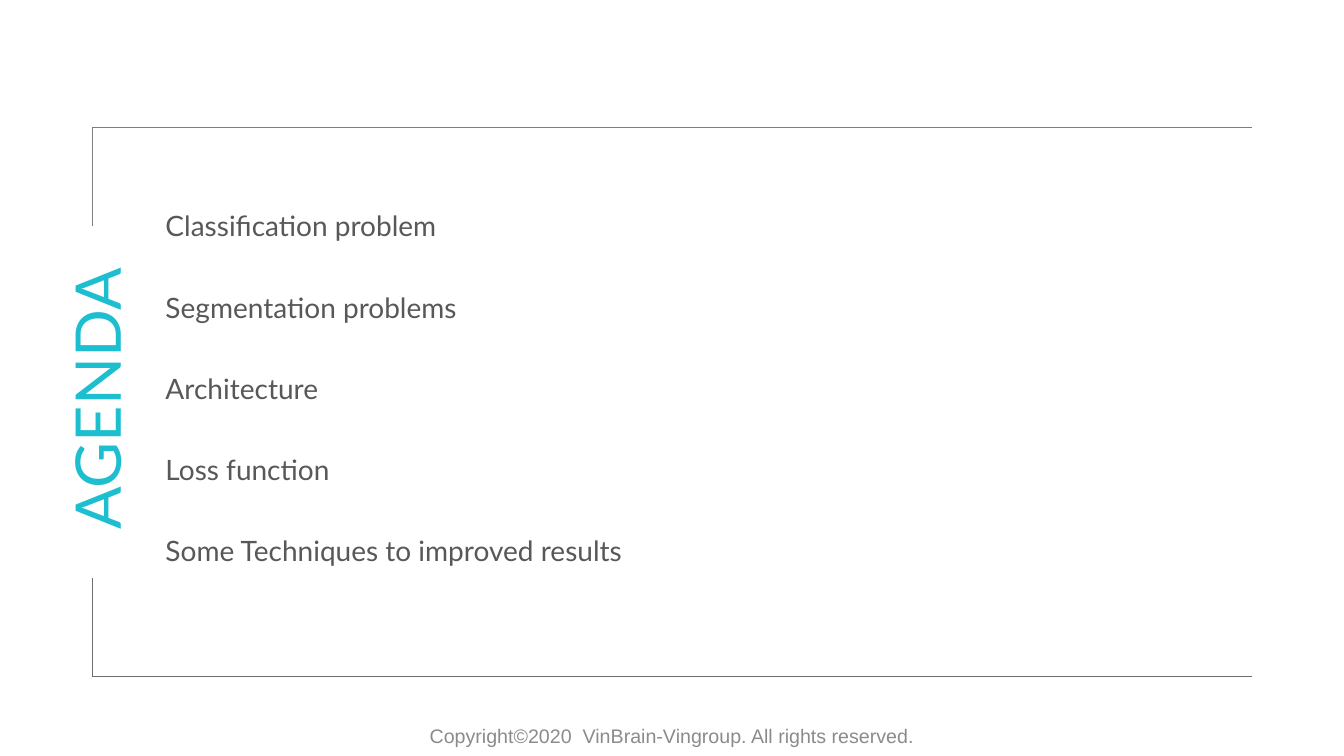
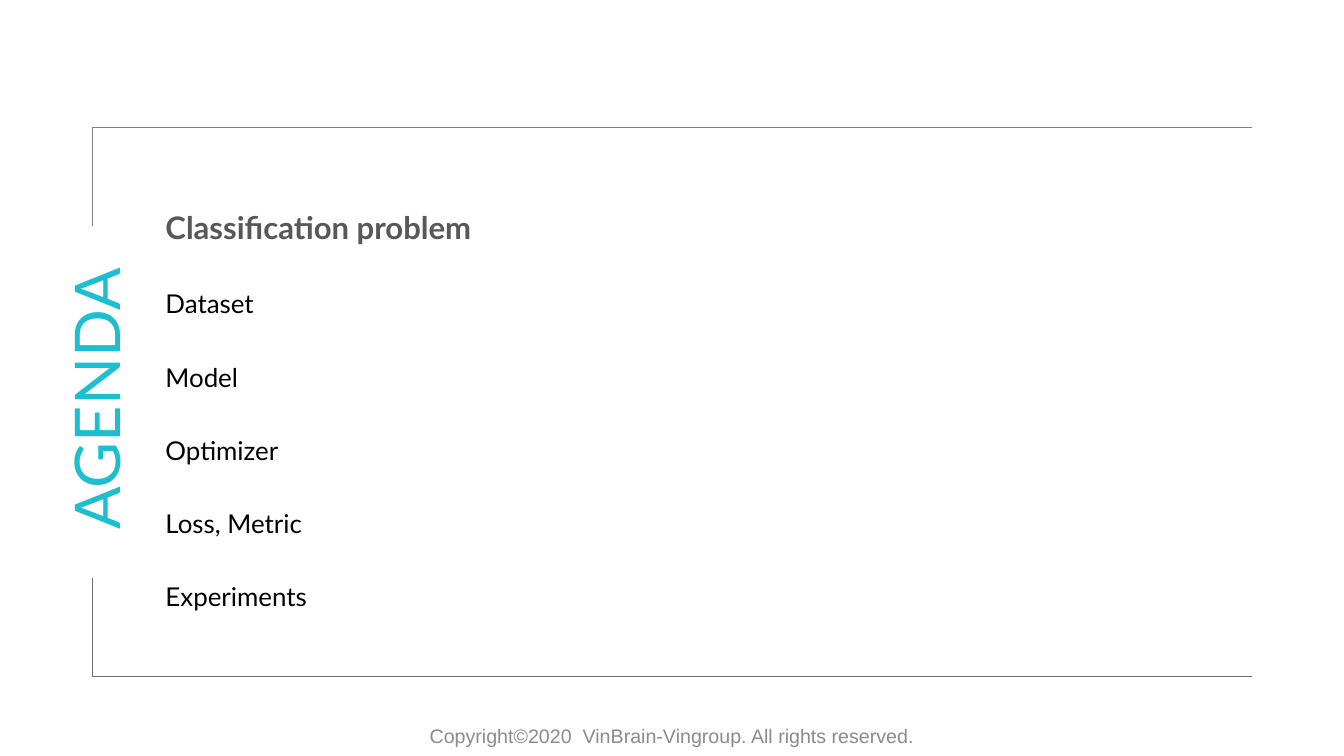
Before and after one commit to huyentls1114/vinbrain-internship, a slide deck: slide 2 of mid_term/mid_term.pptx. Drawn at 1344x756 pixels with LibreOffice and Linux fonts; fonts in the diff are those of the drawing; background and template pictures are left out. Boxes give left, top, right and bottom in pixels: in the first picture for what was removed or moved away, otherwise in the second. Text is boxed around its words. In the diff, an @@ line names an element or a change of style, - is before the commit and + after.

```diff
--- a/mid_term/mid_term.pptx
+++ b/mid_term/mid_term.pptx
@@ text at [165, 216, 472, 244]: size 20 to 22.2 pt, bold on in "Classification problem"; line spacing 2 to 1.9 @@
@@ text at [165, 294, 306, 611]: text changed; size 20 to 18.5 pt; text colour #58585A to #000000 @@
-Segmentation problems
-Architecture
-Loss function
-Some Techniques to improved results
+Dataset
+Model
+Optimizer
+Loss, Metric
+Experiments
```
Also in this commit, not shown: 7 other slides changed, 5 slides added, 6 slides removed, 5 other files.
